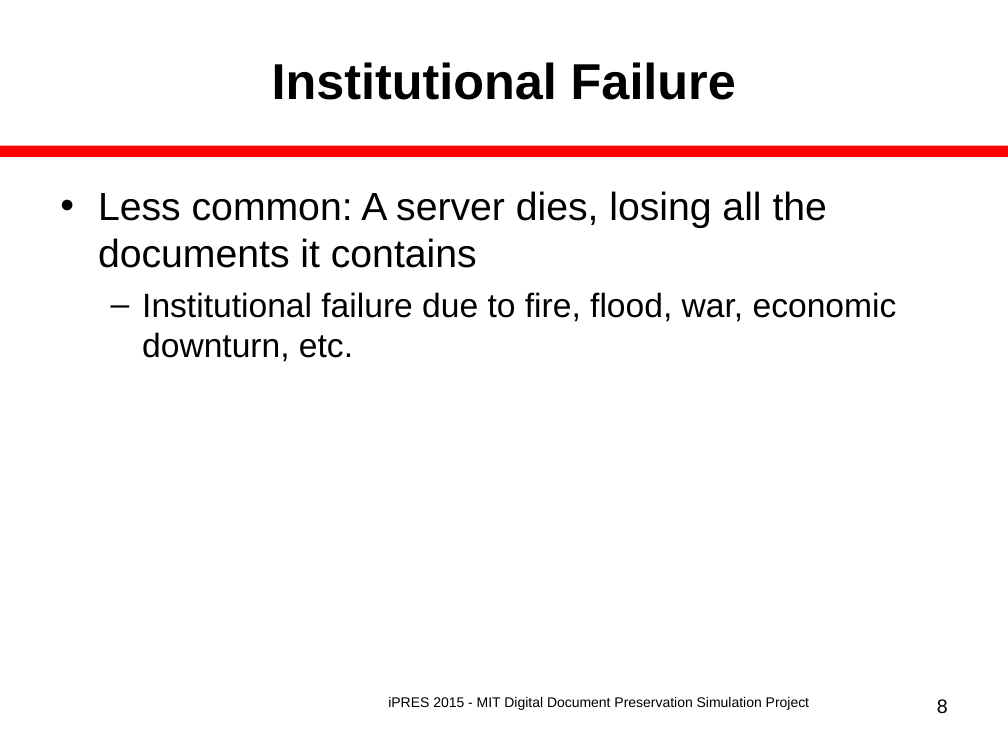
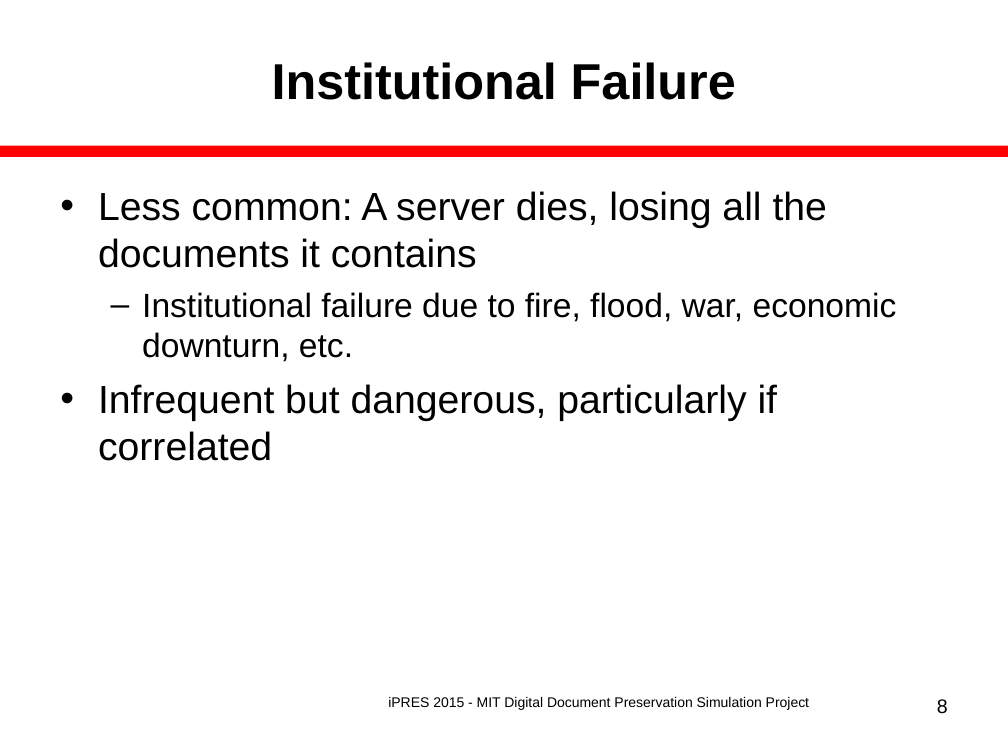
Before and after one commit to MIT-Informatics/PreservationSimulation, a slide deck: slide 8 of shelf/docs/Slides_iPres2015Nov.ppt. Drawn at 1008x756 pixels with LibreOffice and Linux fonts; fonts in the diff are those of the drawing. Boxes give left, top, right and bottom in pixels: in the first picture for what was removed or moved away, otherwise in the second. Text is boxed around its words. In the diff, an @@ line names an element or a change of style, - is before the commit and + after.

Commit message:
Add institutional failure and tricky audit graphs to slides for iPRES.

```diff
--- a/shelf/docs/Slides_iPres2015Nov.ppt
+++ b/shelf/docs/Slides_iPres2015Nov.ppt
@@ text at [98, 384, 778, 461]: paragraph added @@
+• Infrequent but dangerous, particularly if correlated
```
Also in this commit, not shown: 2 other slides changed, 4 slides added, 6 other files.
